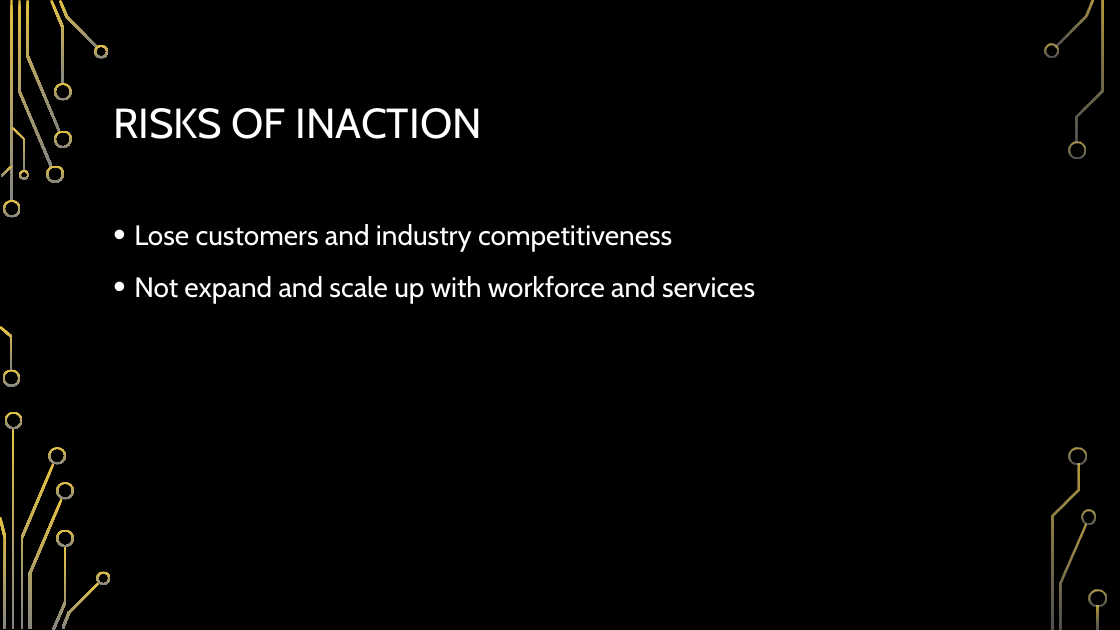
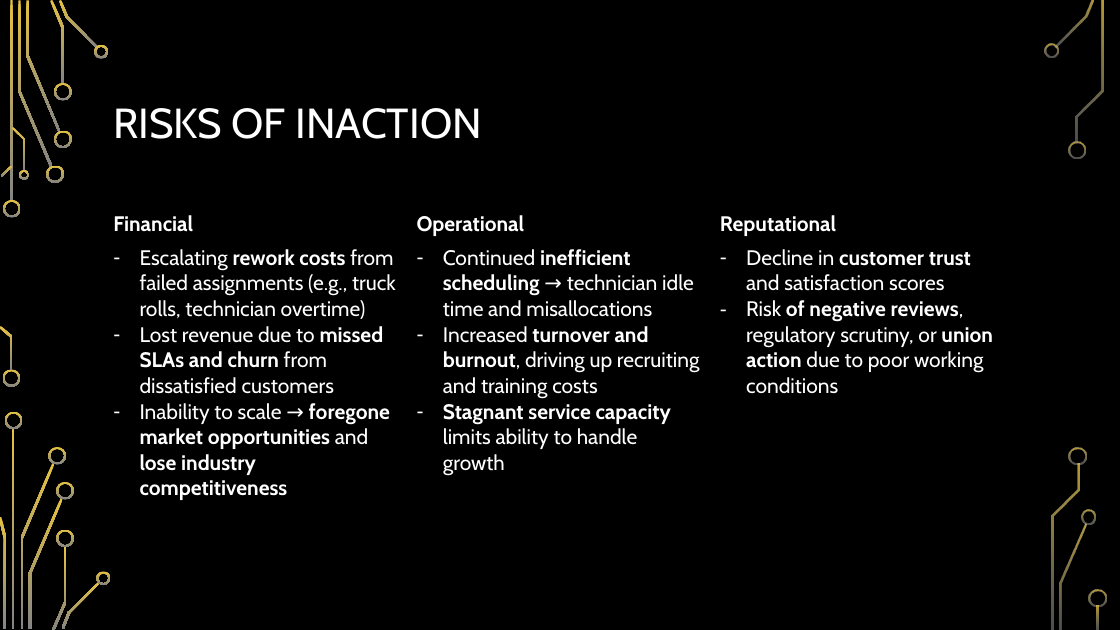
Before and after one commit to suebyeon/Capstone, a slide deck: slide 6 of Business Case.pptx. Drawn at 1120x630 pixels with LibreOffice and Linux fonts; fonts in the diff are those of the drawing; background and template pictures are left out. Boxes give left, top, right and bottom in pixels: in the first picture for what was removed or moved away, otherwise in the second. Text is boxed around its words. In the diff, an @@ line names an element or a change of style, - is before the commit and + after.

```diff
--- a/Business Case.pptx
+++ b/Business Case.pptx
@@ table added at <box>105,207,1015,504</box>, 2 rows, 3 columns @@
+Financial | Operational | Reputational
+Escalating rework costs from failed assignments (e.g., truck rolls, technician overtime) / Lost revenue due to missed SLAs and churn from dissatisfied customers / Inability to scale → foregone market opportunities and lose industry competitiveness | Continued inefficient scheduling → technician idle time and misallocations / Increased turnover and burnout, driving up recruiting and training costs / Stagnant service capacity limits ability to handle growth | Decline in customer trust and satisfaction scores / Risk of negative reviews, regulatory scrutiny, or union action due to poor working conditions
@@ text removed at <box>134,224,755,304</box> @@
-• Lose customers and industry competitiveness
-• Not expand and scale up with workforce and services
```
Also in this commit, not shown: 6 other slides changed, 2 slides added, 1 slide removed.
